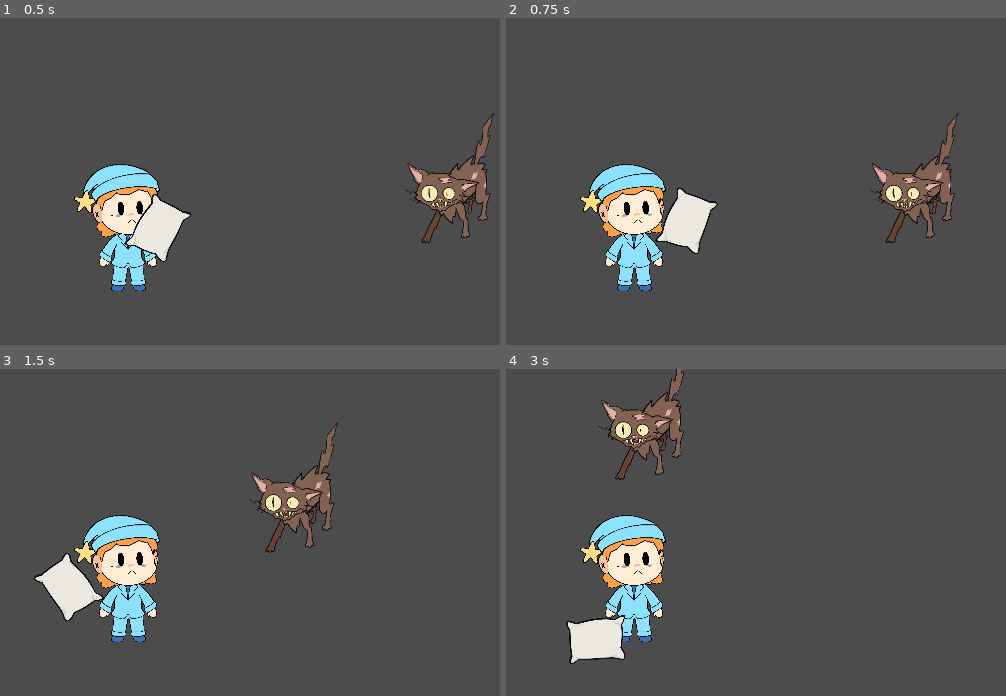
Above: before the commit, frames 1-4 (two rows, left to right).
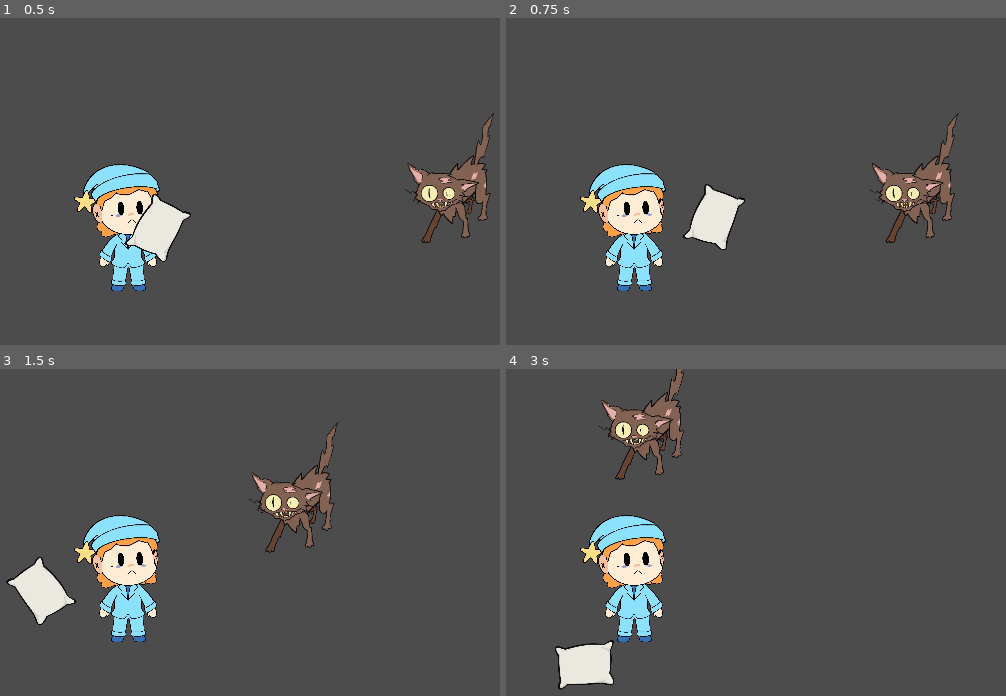
Above: after the commit, the same moments.

Repository: GayFreaks/FiveNightSleep
Game: Godot game, scene res://Levels/Overworld.tscn
The game is run twice, just before and just after one commit, with the same random seed, the same clock (stepped at 60 frames per second) and the same inputs.
Inputs (mouse positions are in pixels of both pictures, inside the frame that each line leads up to):
- Up to frame 1 (0.5 s): no input
- Up to frame 2 (0.75 s): tap Enter at 0.5 s; move the mouse to (806, 220) at 0.52 s; hold D (Move_Right) from 0.53 s (still down); click (806, 220) at 0.67 s
- Up to frame 3 (1.5 s): move the mouse to (outside the picture) at 1.27 s; release D (Move_Right) at 1.28 s; hold S (Move_Down) from 1.28 s (still down); click (outside the picture) at 1.42 s
- Up to frame 4 (3 s): move the mouse to (711, 493) at 2.02 s; release S (Move_Down) at 2.03 s; hold D (Move_Right) 2.03-2.78 s; click (711, 493) at 2.17 s; move the mouse to (591, 682) at 2.77 s; hold W (Move_Up) from 2.78 s (still down); click (591, 682) at 2.92 s

Frame 1 is identical in both runs. In frame 2, 2.0% of the frame differs, in the area x 29-48%, y 50-73%; in frame 3, 2.0%; in frame 4, 2.0%, in the area x 9-24%, y 75-99%.

Commit message:
Add animation player

Diff:
--- a/Player.tscn
+++ b/Player.tscn
@@ -14,6 +14,169 @@
 [sub_resource type="RectangleShape2D" id=2]
 extents = Vector2( 38.6003, 60.8144 )
 
+[sub_resource type="Animation" id=3]
+resource_name = "Attack"
+length = 0.2
+tracks/0/type = "value"
+tracks/0/path = NodePath(".:monitoring")
+tracks/0/interp = 1
+tracks/0/loop_wrap = true
+tracks/0/imported = false
+tracks/0/enabled = true
+tracks/0/keys = {
+"times": PoolRealArray( 0, 0.2 ),
+"transitions": PoolRealArray( 1, 1 ),
+"update": 1,
+"values": [ true, false ]
+}
+tracks/1/type = "value"
+tracks/1/path = NodePath(".:position")
+tracks/1/interp = 1
+tracks/1/loop_wrap = true
+tracks/1/imported = false
+tracks/1/enabled = true
+tracks/1/keys = {
+"times": PoolRealArray( 0, 0.1, 0.2 ),
+"transitions": PoolRealArray( 1, 1, 1 ),
+"update": 0,
+"values": [ Vector2( 0, 0 ), Vector2( 100, 0 ), Vector2( 0, 0 ) ]
+}
+
+[sub_resource type="Animation" id=4]
+length = 0.001
+tracks/0/type = "value"
+tracks/0/path = NodePath(".:monitoring")
+tracks/0/interp = 1
+tracks/0/loop_wrap = true
+tracks/0/imported = false
+tracks/0/enabled = true
+tracks/0/keys = {
+"times": PoolRealArray( 0 ),
+"transitions": PoolRealArray( 1 ),
+"update": 1,
+"values": [ false ]
+}
+tracks/1/type = "value"
+tracks/1/path = NodePath(".:position")
+tracks/1/interp = 1
+tracks/1/loop_wrap = true
+tracks/1/imported = false
+tracks/1/enabled = true
+tracks/1/keys = {
+"times": PoolRealArray( 0 ),
+"transitions": PoolRealArray( 1 ),
+"update": 0,
+"values": [ Vector2( 0, 0 ) ]
+}
+
+[sub_resource type="Animation" id=5]
+resource_name = "Attack"
+tracks/0/type = "value"
+tracks/0/path = NodePath(".:monitoring")
+tracks/0/interp = 1
+tracks/0/loop_wrap = true
+tracks/0/imported = false
+tracks/0/enabled = true
+tracks/0/keys = {
+"times": PoolRealArray( 0, 0.5, 1 ),
+"transitions": PoolRealArray( 1, 1, 1 ),
+"update": 1,
+"values": [ false, true, false ]
+}
+tracks/1/type = "value"
+tracks/1/path = NodePath(".:position")
+tracks/1/interp = 1
+tracks/1/loop_wrap = true
+tracks/1/imported = false
+tracks/1/enabled = true
+tracks/1/keys = {
+"times": PoolRealArray( 0, 0.5, 1 ),
+"transitions": PoolRealArray( 1, 1, 1 ),
+"update": 0,
+"values": [ Vector2( 0, 0 ), Vector2( 10, 0 ), Vector2( 0, 0 ) ]
+}
+
+[sub_resource type="Animation" id=6]
+length = 0.001
+tracks/0/type = "value"
+tracks/0/path = NodePath(".:monitoring")
+tracks/0/interp = 1
+tracks/0/loop_wrap = true
+tracks/0/imported = false
+tracks/0/enabled = true
+tracks/0/keys = {
+"times": PoolRealArray( 0 ),
+"transitions": PoolRealArray( 1 ),
+"update": 1,
+"values": [ false ]
+}
+tracks/1/type = "value"
+tracks/1/path = NodePath(".:position")
+tracks/1/interp = 1
+tracks/1/loop_wrap = true
+tracks/1/imported = false
+tracks/1/enabled = true
+tracks/1/keys = {
+"times": PoolRealArray( 0 ),
+"transitions": PoolRealArray( 1 ),
+"update": 0,
+"values": [ Vector2( 0, 0 ) ]
+}
+
+[sub_resource type="Animation" id=7]
+resource_name = "Attack"
+tracks/0/type = "value"
+tracks/0/path = NodePath(".:monitoring")
+tracks/0/interp = 1
+tracks/0/loop_wrap = true
+tracks/0/imported = false
+tracks/0/enabled = true
+tracks/0/keys = {
+"times": PoolRealArray( 0, 0.5, 1 ),
+"transitions": PoolRealArray( 1, 1, 1 ),
+"update": 1,
+"values": [ false, true, false ]
+}
+tracks/1/type = "value"
+tracks/1/path = NodePath(".:position")
+tracks/1/interp = 1
+tracks/1/loop_wrap = true
+tracks/1/imported = false
+tracks/1/enabled = true
+tracks/1/keys = {
+"times": PoolRealArray( 0, 0.5, 1 ),
+"transitions": PoolRealArray( 1, 1, 1 ),
+"update": 0,
+"values": [ Vector2( 0, 0 ), Vector2( 10, 0 ), Vector2( 0, 0 ) ]
+}
+
+[sub_resource type="Animation" id=8]
+length = 0.001
+tracks/0/type = "value"
+tracks/0/path = NodePath(".:monitoring")
+tracks/0/interp = 1
+tracks/0/loop_wrap = true
+tracks/0/imported = false
+tracks/0/enabled = true
+tracks/0/keys = {
+"times": PoolRealArray( 0 ),
+"transitions": PoolRealArray( 1 ),
+"update": 1,
+"values": [ false ]
+}
+tracks/1/type = "value"
+tracks/1/path = NodePath(".:position")
+tracks/1/interp = 1
+tracks/1/loop_wrap = true
+tracks/1/imported = false
+tracks/1/enabled = true
+tracks/1/keys = {
+"times": PoolRealArray( 0 ),
+"transitions": PoolRealArray( 1 ),
+"update": 0,
+"values": [ Vector2( 0, 0 ) ]
+}
+
 [node name="Player" type="KinematicBody2D"]
 script = ExtResource( 1 )
 
@@ -47,6 +210,10 @@
 rotation = 0.523598
 shape = SubResource( 2 )
 
+[node name="AnimationPlayer" type="AnimationPlayer" parent="Direction/Pillow"]
+anims/Attack = SubResource( 3 )
+anims/RESET = SubResource( 4 )
+
 [node name="HardPillow" type="Area2D" parent="Direction"]
 visible = false
 monitoring = false
@@ -65,6 +232,10 @@
 rotation = 0.523598
 shape = SubResource( 2 )
 
+[node name="AnimationPlayer" type="AnimationPlayer" parent="Direction/HardPillow"]
+anims/Attack = SubResource( 5 )
+anims/RESET = SubResource( 6 )
+
 [node name="Bed" type="Area2D" parent="Direction"]
 visible = false
 monitoring = false
@@ -80,6 +251,10 @@
 position = Vector2( 33, -60 )
 polygon = PoolVector2Array( -55, 34, 73, 82, 206, -71, 209, -108, 91, -152, -56, -16 )
 
+[node name="AnimationPlayer" type="AnimationPlayer" parent="Direction/Bed"]
+anims/Attack = SubResource( 7 )
+anims/RESET = SubResource( 8 )
+
 [connection signal="body_entered" from="Direction/Pillow" to="Direction/Pillow" method="_on_body_entered"]
 [connection signal="body_entered" from="Direction/HardPillow" to="Direction/HardPillow" method="_on_body_entered"]
 [connection signal="body_entered" from="Direction/Bed" to="Direction/Bed" method="_on_body_entered"]
--- a/Scripts/Player.gd
+++ b/Scripts/Player.gd
@@ -29,7 +29,6 @@
 	weapon_index = new_weapon
 
 	if current_weapon != null:
-		current_weapon.monitoring = false
 		current_weapon.hide()
 
 	match new_weapon:
@@ -43,7 +42,6 @@
 			print("new_weapon invalid 2")
 			return
 
-	current_weapon.monitoring = true
 	current_weapon.show()
 
 func _unhandled_input(event):
@@ -65,7 +63,8 @@
 
 		if event is InputEventMouseButton:
 			if event.button_index == 1 && event.pressed:
-				pass
+				if current_weapon != null:
+					current_weapon.thrust()
 
 func _physics_process(_delta):
 	velocity = Vector2.ZERO
--- a/Scripts/melee_weapon.gd
+++ b/Scripts/melee_weapon.gd
@@ -6,6 +6,10 @@
 
 onready var sprite = $Sprite
 onready var collision = $CollisionShape2D
+onready var animation = $AnimationPlayer
+
+func thrust():
+	animation.play("Attack")
 
 func _on_body_entered(body:Node):
 	if body.is_in_group("Enemy"):
Not shown: 1 places in Player.tscn that only renumber resources
